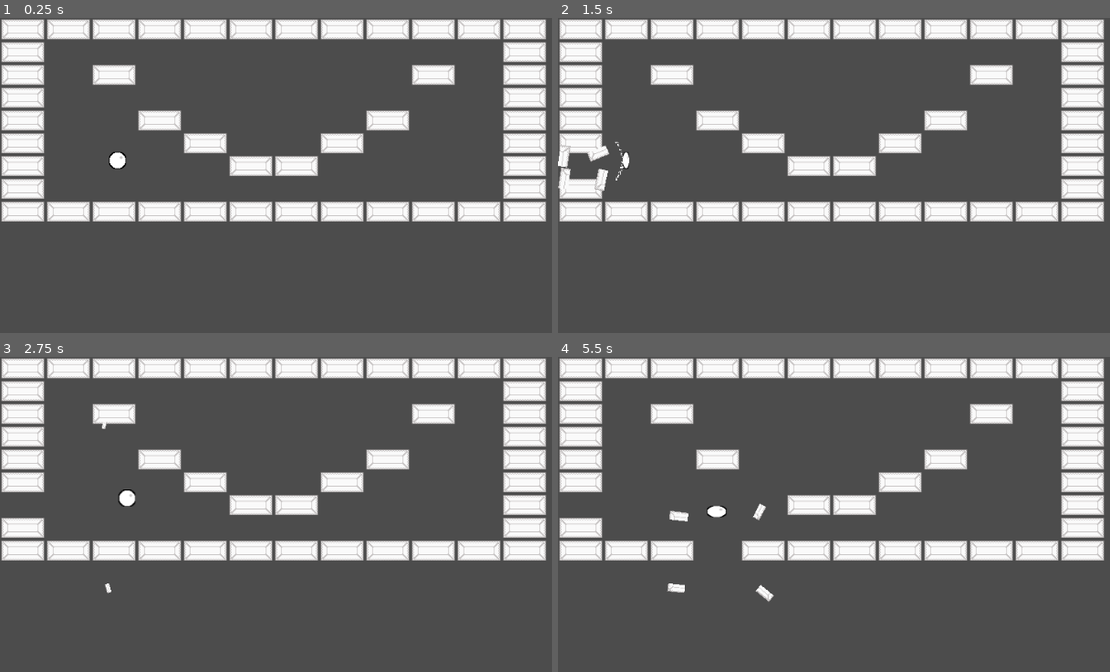
Above: before the commit, frames 1-4 (two rows, left to right).
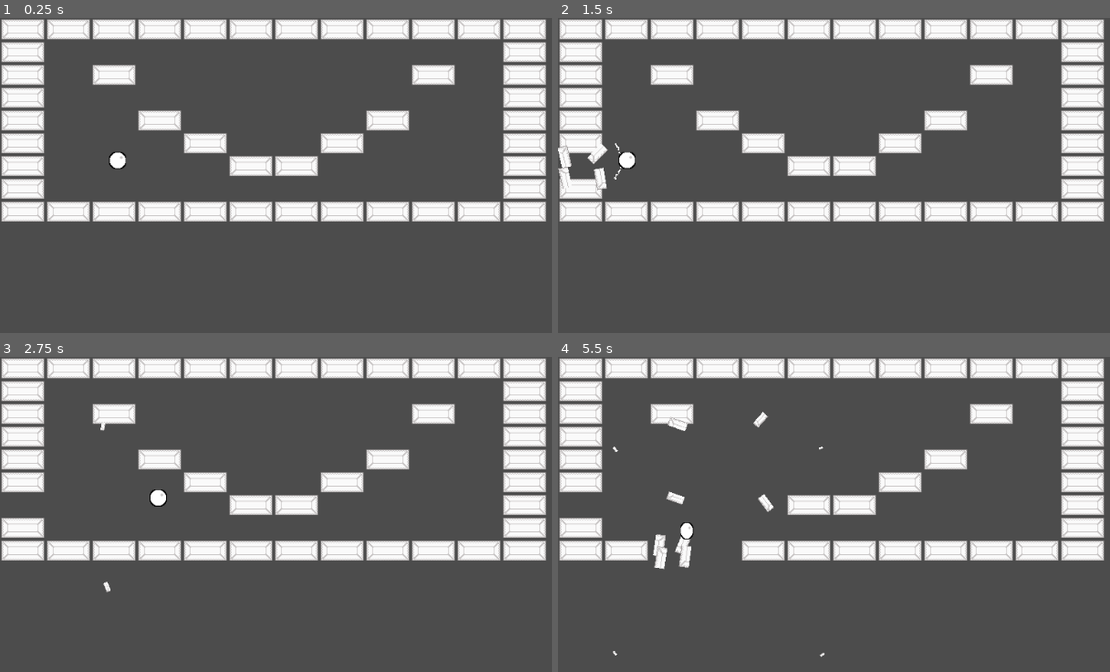
Above: after the commit, the same moments.

Repository: Anatolij-Grigorjev/Breakout4Godot
Game: Godot game, scene res://BreakoutGame.tscn
Same seed, same stepped clock (60 frames per second), same inputs: the game is played once before the commit and once after it. The project has no main scene, so this scene is started directly.
Inputs (mouse positions are in pixels of both pictures, inside the frame that each line leads up to):
- Up to frame 1 (0.25 s): no input
- Up to frame 2 (1.5 s): tap Enter at 0.5 s; move the mouse to (1082, 210) at 0.52 s; tap Alt at 0.6 s; click (1082, 210) at 0.67 s; drag from (778, 254) to (889, 317) at 1.27 s
- Up to frame 3 (2.75 s): move the mouse to (436, 476) at 2.02 s; tap Shift at 2.1 s; click (436, 476) at 2.17 s
- Up to frame 4 (5.5 s): drag from (889, 656) to (701, 505) at 2.77 s; move the mouse to (outside the picture) at 3.52 s; tap Ctrl at 3.6 s; click (outside the picture) at 3.67 s; drag from (701, 505) to (811, 464) at 4.27 s; move the mouse to (960, 571) at 5.02 s; tap Alt at 5.1 s; click (960, 571) at 5.17 s

The runs differ from the first frame. In frame 1, less than 0.1% of the frame differs, in the area x 19-23%, y 42-48%; in frame 2, 0.5%; in frame 3, 0.3%; in frame 4, 1.9%, in the area x 9-49%, y 17-96%.

Commit message:
reduced intensity of ball brick hit animations

Diff:
--- a/game/BallCollideSmoke.tscn
+++ b/game/BallCollideSmoke.tscn
@@ -1,46 +1,31 @@
-[gd_scene load_steps=8 format=2]
+[gd_scene load_steps=4 format=2]
+
+[sub_resource type="Curve" id=5]
+max_value = 2.0
+_data = [ Vector2( 0, 2 ), 0.0, 0.0, 0, 0, Vector2( 1, 0.446177 ), -4.80631, 0.0, 0, 0 ]
 
 [sub_resource type="Gradient" id=3]
 offsets = PoolRealArray( 0.720588, 1 )
 colors = PoolColorArray( 1, 1, 1, 1, 1, 1, 1, 0 )
 
-[sub_resource type="GradientTexture" id=4]
-gradient = SubResource( 3 )
-
 [sub_resource type="Curve" id=7]
 min_value = -1.0
 _data = [ Vector2( 0, 1 ), 0.0, 0.0, 0, 0, Vector2( 1, 1 ), 0.0, 0.0, 0, 0 ]
 
-[sub_resource type="CurveTexture" id=8]
-curve = SubResource( 7 )
-
-[sub_resource type="Curve" id=5]
-max_value = 2.0
-_data = [ Vector2( 0, 2 ), 0.0, 0.0, 0, 0, Vector2( 1, 0.446177 ), -4.80631, 0.0, 0, 0 ]
-
-[sub_resource type="CurveTexture" id=6]
-curve = SubResource( 5 )
-
-[sub_resource type="ParticlesMaterial" id=2]
-emission_shape = 2
-emission_box_extents = Vector3( 1, 1, 1 )
-flag_disable_z = true
-gravity = Vector3( 0, 0, 0 )
-initial_velocity = 100.0
-orbit_velocity = 0.0
-orbit_velocity_random = 0.0
-linear_accel = 75.0
-linear_accel_random = 0.5
-radial_accel = 50.0
-scale_curve = SubResource( 6 )
-color_ramp = SubResource( 4 )
-hue_variation_curve = SubResource( 8 )
-
-[node name="CollideSmoke" type="Particles2D"]
+[node name="CollideSmoke" type="CPUParticles2D"]
 position = Vector2( -12, 0 )
 emitting = false
 amount = 35
 lifetime = 0.5
 one_shot = true
 explosiveness = 1.0
-process_material = SubResource( 2 )
+emission_shape = 2
+emission_rect_extents = Vector2( 1, 1 )
+gravity = Vector2( 0, 0 )
+initial_velocity = 100.0
+linear_accel = 75.0
+linear_accel_random = 0.5
+radial_accel = 50.0
+scale_amount_curve = SubResource( 5 )
+color_ramp = SubResource( 3 )
+hue_variation_curve = SubResource( 7 )
--- a/game/BreakoutGame.tscn
+++ b/game/BreakoutGame.tscn
@@ -1,10 +1,22 @@
-[gd_scene load_steps=6 format=2]
+[gd_scene load_steps=9 format=2]
 
 [ext_resource path="res://ball/Ball.tscn" type="PackedScene" id=1]
 [ext_resource path="res://bricks/BricksMap.tscn" type="PackedScene" id=2]
 [ext_resource path="res://Barrier.tscn" type="PackedScene" id=3]
 [ext_resource path="res://BallCollideSmoke.tscn" type="PackedScene" id=4]
 [ext_resource path="res://BreakoutGame.gd" type="Script" id=5]
+
+[sub_resource type="Curve" id=5]
+max_value = 2.0
+_data = [ Vector2( 0, 2 ), 0.0, 0.0, 0, 0, Vector2( 1, 0.446177 ), -4.80631, 0.0, 0, 0 ]
+
+[sub_resource type="Gradient" id=3]
+offsets = PoolRealArray( 0.720588, 1 )
+colors = PoolColorArray( 1, 1, 1, 1, 1, 1, 1, 0 )
+
+[sub_resource type="Curve" id=7]
+min_value = -1.0
+_data = [ Vector2( 0, 1 ), 0.0, 0.0, 0, 0, Vector2( 1, 1 ), 0.0, 0.0, 0, 0 ]
 
 [node name="BreakoutGame" type="Node2D"]
 script = ExtResource( 5 )
@@ -21,7 +33,22 @@
 [node name="BarrierRight" parent="." instance=ExtResource( 3 )]
 position = Vector2( 1044, 0 )
 
-[node name="CollideSmoke" parent="." instance=ExtResource( 4 )]
+[node name="CollideSmoke" type="CPUParticles2D" parent="." instance=ExtResource( 4 )]
+position = Vector2( -12, 0 )
+emitting = false
+amount = 35
+lifetime = 0.5
+one_shot = true
+explosiveness = 1.0
+emission_shape = 2
+emission_rect_extents = Vector2( 1, 1 )
+gravity = Vector2( 0, 0 )
+initial_velocity = 100.0
+linear_accel = 75.0
+linear_accel_random = 0.5
+radial_accel = 50.0
+scale_amount_curve = SubResource( 5 )
+color_ramp = SubResource( 3 )
+hue_variation_curve = SubResource( 7 )
 
 [node name="Ball" parent="." instance=ExtResource( 1 )]
-speed = 100.0
--- a/game/ball/Ball.tscn
+++ b/game/ball/Ball.tscn
@@ -83,6 +83,8 @@
 
 [sub_resource type="Animation" id=4]
 resource_name = "bounce-strech"
+length = 0.5
+step = 0.05
 tracks/0/type = "value"
 tracks/0/path = NodePath("Sprite:position")
 tracks/0/interp = 1
@@ -90,10 +92,10 @@
 tracks/0/imported = false
 tracks/0/enabled = true
 tracks/0/keys = {
-"times": PoolRealArray( 0, 0.5, 1 ),
+"times": PoolRealArray( 0, 0.25, 0.5 ),
 "transitions": PoolRealArray( 2.2974, 1, 1 ),
 "update": 0,
-"values": [ Vector2( 8, 0 ), Vector2( 0, 0 ), Vector2( 0, 0 ) ]
+"values": [ Vector2( 5, 0 ), Vector2( 0, 0 ), Vector2( 0, 0 ) ]
 }
 tracks/1/type = "value"
 tracks/1/path = NodePath("Sprite:scale")
@@ -102,10 +104,10 @@
 tracks/1/imported = false
 tracks/1/enabled = true
 tracks/1/keys = {
-"times": PoolRealArray( 0, 0.5, 1 ),
+"times": PoolRealArray( 0, 0.25, 0.5 ),
 "transitions": PoolRealArray( 1.6245, 0.466516, 1 ),
 "update": 0,
-"values": [ Vector2( 0.325565, 1 ), Vector2( 1.32556, 0.64 ), Vector2( 1, 1 ) ]
+"values": [ Vector2( 0.75, 1 ), Vector2( 1.25, 0.9 ), Vector2( 1, 1 ) ]
 }
 tracks/2/type = "value"
 tracks/2/path = NodePath(".:speed")
@@ -114,7 +116,7 @@
 tracks/2/imported = false
 tracks/2/enabled = true
 tracks/2/keys = {
-"times": PoolRealArray( 0, 0.5, 1 ),
+"times": PoolRealArray( 0, 0.25, 0.5 ),
 "transitions": PoolRealArray( 2.46229, 0.574349, 1 ),
 "update": 0,
 "values": [ 0.0, 150.0, 100.0 ]
@@ -122,7 +124,8 @@
 
 [sub_resource type="Animation" id=3]
 resource_name = "hit-squish"
-length = 0.5
+length = 0.25
+step = 0.05
 tracks/0/type = "value"
 tracks/0/path = NodePath("Sprite:scale")
 tracks/0/interp = 1
@@ -130,10 +133,10 @@
 tracks/0/imported = false
 tracks/0/enabled = true
 tracks/0/keys = {
-"times": PoolRealArray( 0, 0.5 ),
+"times": PoolRealArray( 0, 0.25 ),
 "transitions": PoolRealArray( 0.5, 1 ),
 "update": 0,
-"values": [ Vector2( 1, 1 ), Vector2( 0.325565, 1 ) ]
+"values": [ Vector2( 1, 1 ), Vector2( 0.75, 1 ) ]
 }
 tracks/1/type = "value"
 tracks/1/path = NodePath("Sprite:position")
@@ -142,10 +145,10 @@
 tracks/1/imported = false
 tracks/1/enabled = true
 tracks/1/keys = {
-"times": PoolRealArray( 0, 0.5 ),
+"times": PoolRealArray( 0, 0.25 ),
 "transitions": PoolRealArray( 0.466516, 1 ),
 "update": 0,
-"values": [ Vector2( 0, 0 ), Vector2( 8, 0 ) ]
+"values": [ Vector2( 0, 0 ), Vector2( 5, 0 ) ]
 }
 tracks/2/type = "value"
 tracks/2/path = NodePath("Sprite:rotation_degrees")
@@ -154,7 +157,7 @@
 tracks/2/imported = false
 tracks/2/enabled = true
 tracks/2/keys = {
-"times": PoolRealArray( 0.5 ),
+"times": PoolRealArray( 0.25 ),
 "transitions": PoolRealArray( 1 ),
 "update": 0,
 "values": [ 0.0 ]
@@ -166,7 +169,7 @@
 tracks/3/imported = false
 tracks/3/enabled = true
 tracks/3/keys = {
-"times": PoolRealArray( 0, 0.5 ),
+"times": PoolRealArray( 0, 0.25 ),
 "transitions": PoolRealArray( 0.435275, 1 ),
 "update": 0,
 "values": [ 100.0, 0.0 ]
@@ -182,6 +185,7 @@
 shape = SubResource( 1 )
 
 [node name="AnimationPlayer" type="AnimationPlayer" parent="."]
+playback_speed = 3.0
 anims/RESET = SubResource( 2 )
 anims/bounce-strech = SubResource( 4 )
 anims/hit-squish = SubResource( 3 )
